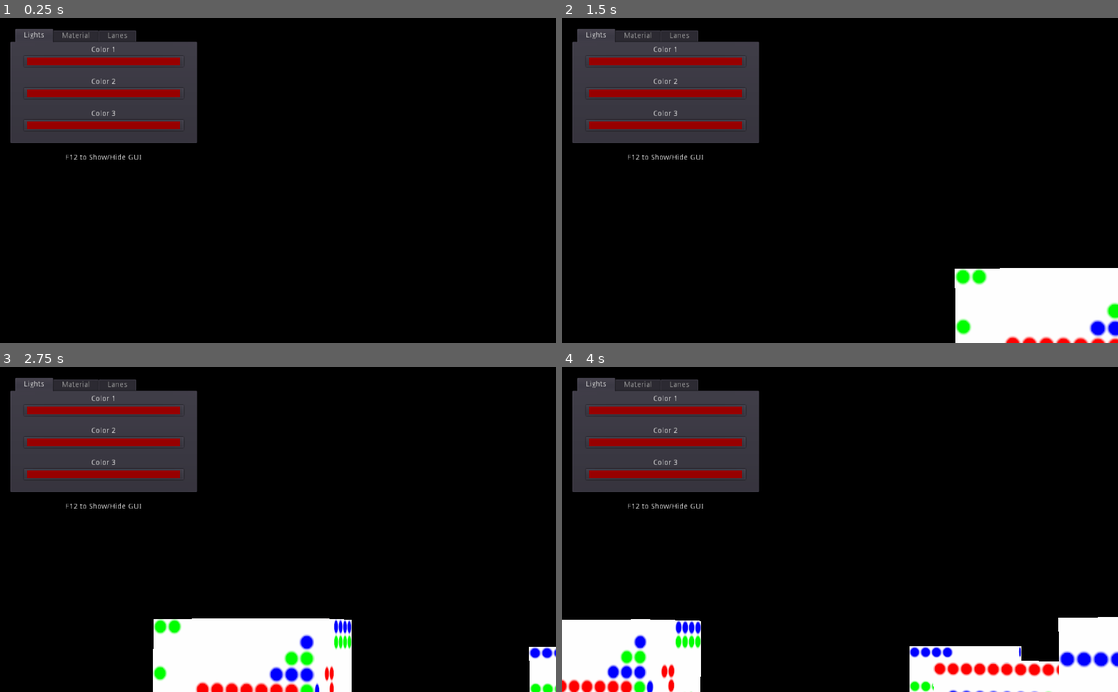
Above: before the commit, frames 1-4 (two rows, left to right).
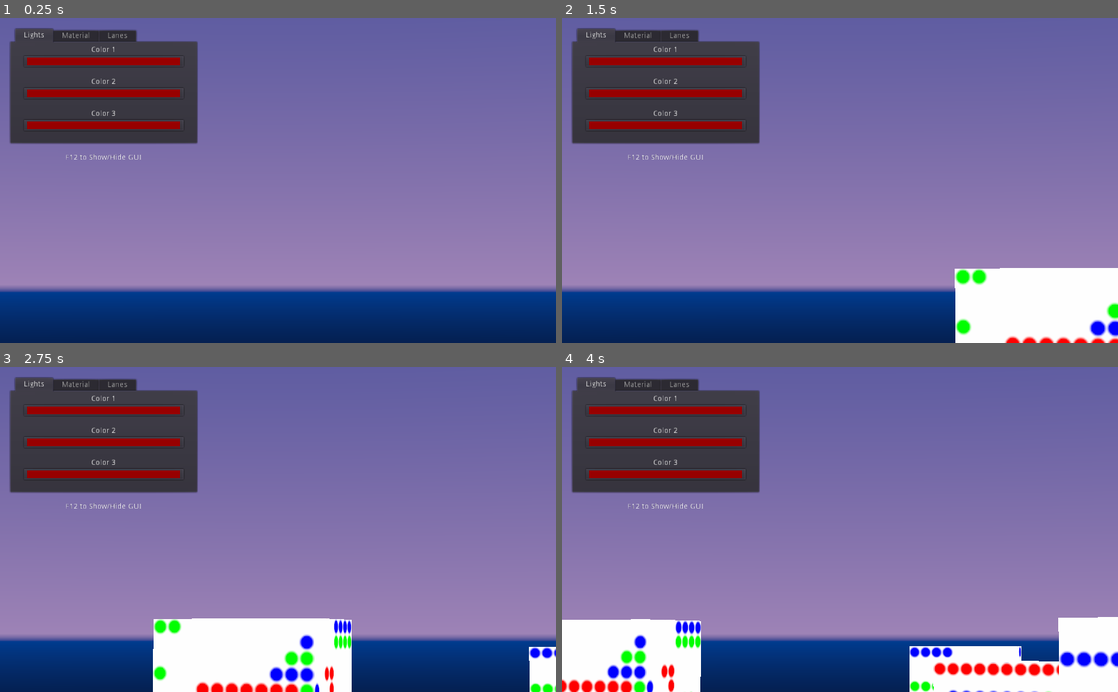
Above: after the commit, the same moments.

Repository: CluckeyMcCormick/ncg2
Game: Godot game, scene res://Main.tscn
Same seed, same stepped clock (60 frames per second), same inputs: the game is played once before the commit and once after it.
Inputs:
- Up to frame 1 (0.25 s): no input
- Up to frame 2 (1.5 s): tap Enter at 0.5 s
- Up to frame 3 (2.75 s): no input
- Up to frame 4 (4 s): no input

The runs differ from the first frame. In frame 1, 89% of the frame differs, in the area x 0-100%, y 0-100%; in frame 2, 82%; in frame 3, 80%; in frame 4, 77%.

Commit message:
Add a procedural sky to the main scene
The previous iteration of this project utilized an all-black
background. It was easy! But for this iteration we're actually going
to try and use a colored sky.

It looks... pretty good? More experimentation required.

Diff:
--- a/Main.tscn
+++ b/Main.tscn
@@ -1,7 +1,19 @@
-[gd_scene load_steps=3 format=2]
+[gd_scene load_steps=5 format=2]
 
 [ext_resource path="res://scrollers/SledLane.tscn" type="PackedScene" id=3]
 [ext_resource path="res://Main.gd" type="Script" id=4]
+
+[sub_resource type="ProceduralSky" id=3]
+sky_top_color = Color( 0, 0.247059, 0.588235, 1 )
+sky_horizon_color = Color( 0.623529, 0.517647, 0.717647, 1 )
+sky_curve = 0.136414
+ground_bottom_color = Color( 0.027451, 0.0392157, 0.105882, 1 )
+ground_horizon_color = Color( 0, 0.247059, 0.588235, 1 )
+sun_latitude = -90.0
+
+[sub_resource type="Environment" id=2]
+background_mode = 2
+background_sky = SubResource( 3 )
 
 [node name="Main" type="Spatial"]
 script = ExtResource( 4 )
@@ -327,6 +339,9 @@
 F12 to Show/Hide GUI"
 align = 1
 
+[node name="WorldEnvironment" type="WorldEnvironment" parent="."]
+environment = SubResource( 2 )
+
 [connection signal="color_changed" from="GUI/TabContainer/Lights/VBoxContainer/ColorPickerButton1" to="." method="_on_ColorPickerButton1_color_changed"]
 [connection signal="color_changed" from="GUI/TabContainer/Lights/VBoxContainer/ColorPickerButton2" to="." method="_on_ColorPickerButton2_color_changed"]
 [connection signal="color_changed" from="GUI/TabContainer/Lights/VBoxContainer/ColorPickerButton3" to="." method="_on_ColorPickerButton3_color_changed"]
--- a/buildings/BuildingMaterialLighten.tres
+++ /dev/null
@@ -1,10 +0,0 @@
-[gd_resource type="ShaderMaterial" load_steps=3 format=2]
-
-[ext_resource path="res://buildings/no_edge_horizontal64.png" type="Texture" id=1]
-[ext_resource path="res://buildings/LightenWindowShader.tres" type="Shader" id=2]
-
-[resource]
-shader = ExtResource( 2 )
-shader_param/dark_color = Color( 0.180392, 0, 0.133333, 1 )
-shader_param/window_color = Color( 0.694118, 1, 0.972549, 1 )
-shader_param/TextureUniform = ExtResource( 1 )
--- a/buildings/FullServiceBuilding.tscn
+++ b/buildings/FullServiceBuilding.tscn
@@ -2,7 +2,7 @@
 
 [ext_resource path="res://buildings/AutoTower.tscn" type="PackedScene" id=1]
 [ext_resource path="res://buildings/FullServiceBuilding.gd" type="Script" id=2]
-[ext_resource path="res://buildings/BuildingMaterialLighten.tres" type="Material" id=3]
+[ext_resource path="res://buildings/DotWindowMaterial.tres" type="Material" id=3]
 
 [node name="FullServiceBuilding" type="Spatial"]
 script = ExtResource( 2 )
--- a/util/MaterialsTests.tscn
+++ b/util/MaterialsTests.tscn
@@ -1,7 +1,6 @@
-[gd_scene load_steps=3 format=2]
+[gd_scene load_steps=2 format=2]
 
 [ext_resource path="res://buildings/AutoTower.tscn" type="PackedScene" id=1]
-[ext_resource path="res://buildings/DotWindowMaterial.tres" type="Material" id=2]
 
 [node name="MaterialsTests" type="Spatial"]
 
@@ -9,7 +8,6 @@
 
 [node name="LightenTower" parent="BuildingRig" instance=ExtResource( 1 )]
 transform = Transform( 10, -1.43584e-28, -6.3573e-07, 0, 10, -2.25857e-21, 6.3573e-07, 2.25857e-21, 10, 0, 0, 0 )
-building_material = ExtResource( 2 )
 
 [node name="LightRig" type="Spatial" parent="."]
 
